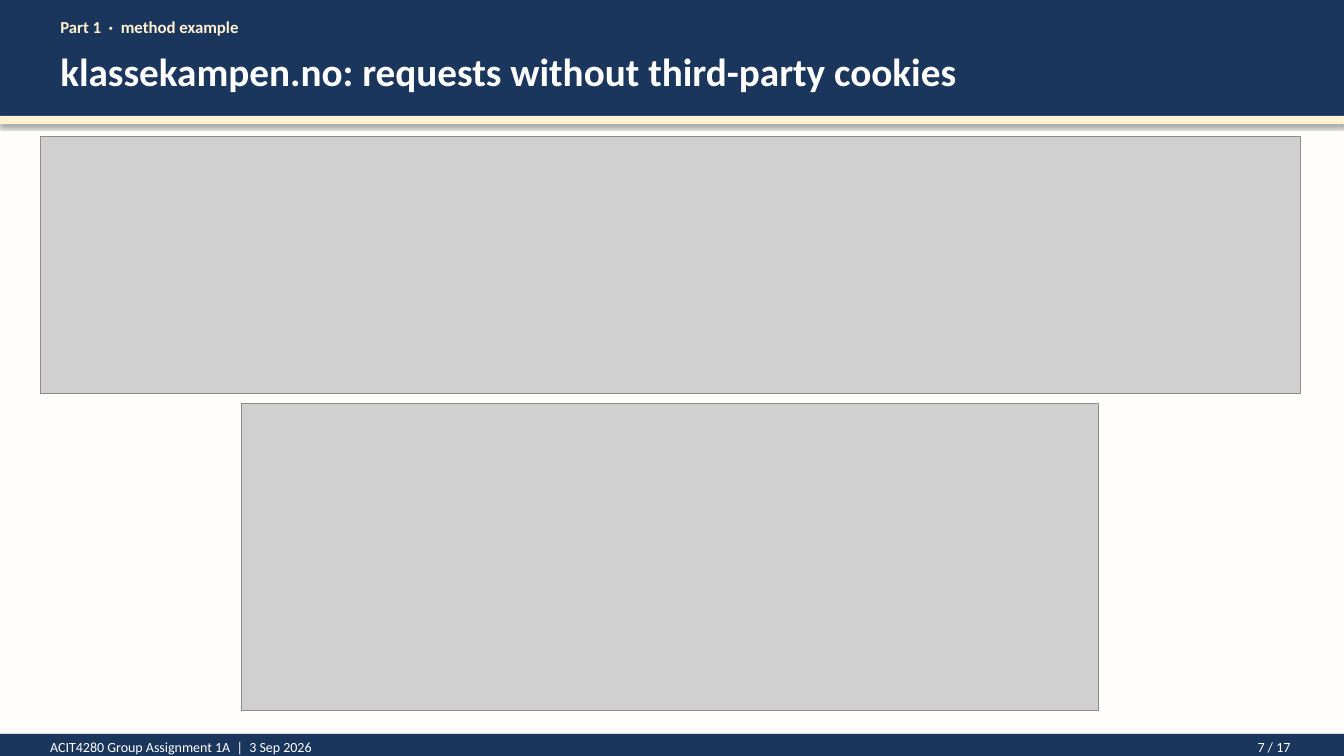
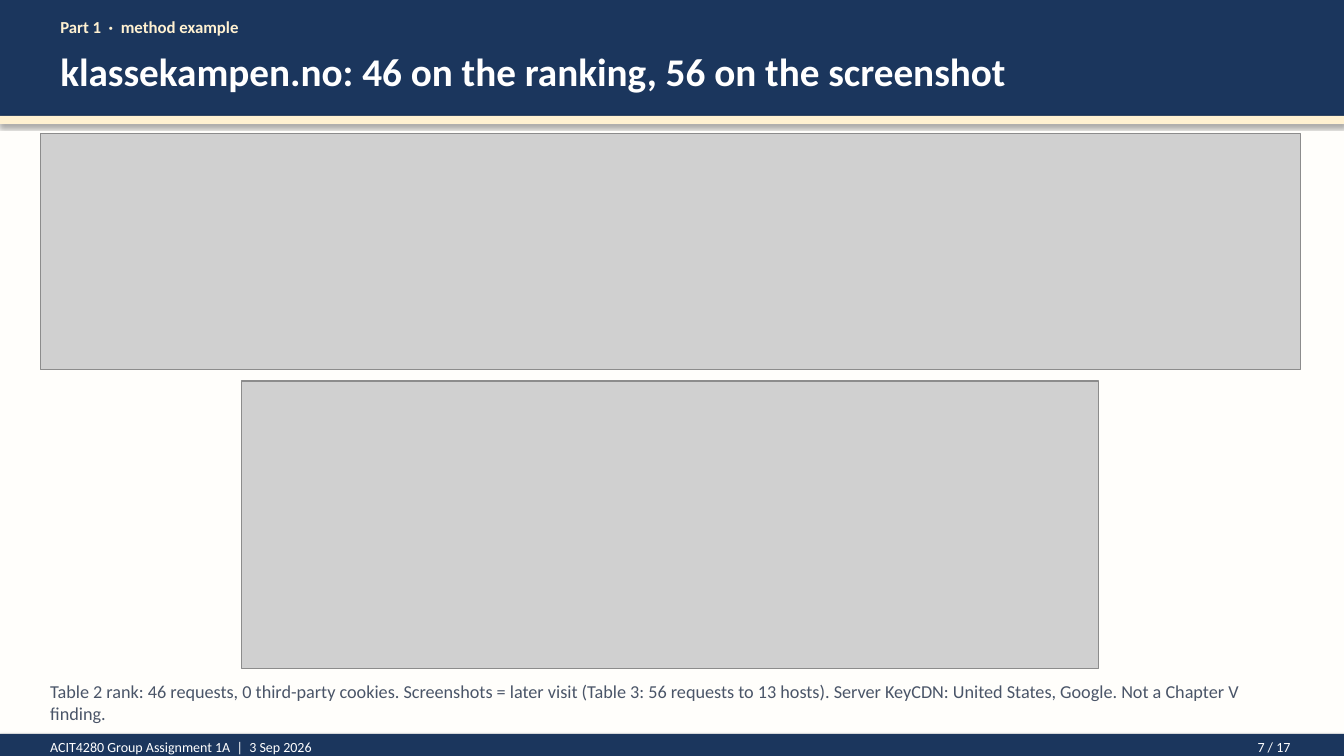
Before and after one commit to kasa031/Bacheloroppgave, a slide deck: slide 7 of ACIT4280_1A_presentation.pptx. Drawn at 1344x756 pixels with LibreOffice and Linux fonts; fonts in the diff are those of the drawing; grey boxes stand for pictures. Boxes give left, top, right and bottom in pixels: in the first picture for what was removed or moved away, otherwise in the second. Text is boxed around its words. In the diff, an @@ line names an element or a change of style, - is before the commit and + after.

```diff
--- a/ACIT4280_1A_presentation.pptx
+++ b/ACIT4280_1A_presentation.pptx
@@ text at bbox=[60, 58, 1005, 93]: text changed @@
-klassekampen.no: requests without third-party cookies
+klassekampen.no: 46 on the ranking, 56 on the screenshot
@@ picture: place and size @@
-picture at bbox=[40, 136, 1301, 393]
+picture at bbox=[40, 133, 1301, 370]
@@ picture: place and size @@
-picture at bbox=[242, 403, 1099, 711]
+picture at bbox=[242, 381, 1099, 668]
@@ text added at bbox=[50, 685, 1238, 723], 13 pt, text #4A5568 @@
+Table 2 rank: 46 requests, 0 third-party cookies. Screenshots = later visit (Table 3: 56 requests to 13 hosts). Server KeyCDN: United States, Google. Not a Chapter V finding.
```
Also in this commit, not shown: 9 other slides changed, 4 other files.
